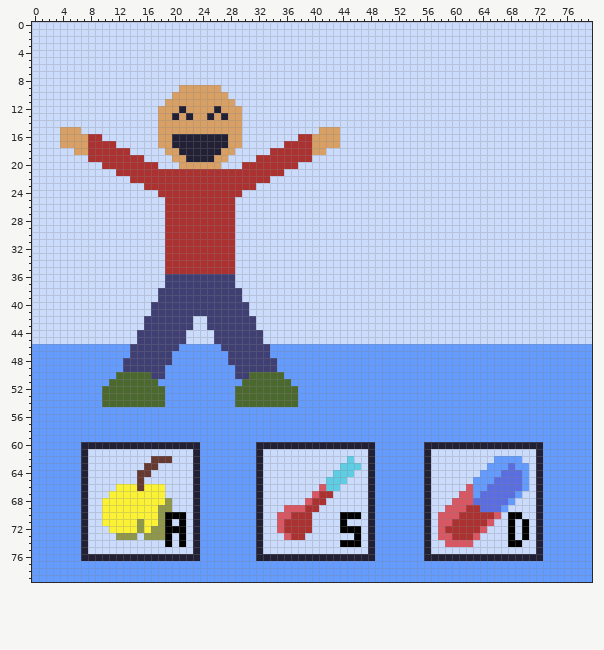
One commit to this sprite sheet: assets/bg_notabien.png. That is the earlier state.
The file is 80x80 pixels.
New version:
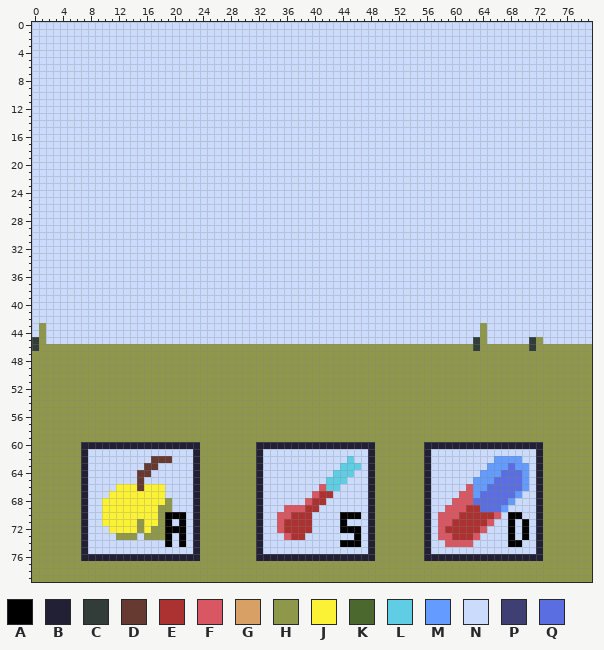
Palette (. is transparent): A #000000  B #222034  C #323c39  D #663931  E #ac3232  F #d95763  G #d9a066  H #8f974a  J #fbf236  K #4b692f  L #5fcde4  M #639bff  N #cbdbfc  P #3f3f74  Q #5b6ee1
From old to new:
Changed rows in their new state; - is an unchanged pixel.
first column x 0:
 9 ---------------------NNNNNN-----------------------------------------------------
10 --------------------NNNNNNNN----------------------------------------------------
11 -------------------NNNNNNNNNN---------------------------------------------------
12 ------------------NNNNNNNNNNNN--------------------------------------------------
13 ------------------NNNNNNNNNNNN--------------------------------------------------
14 ------------------NNNNNNNNNNNN--------------------------------------------------
15 ----NNN-----------NNNNNNNNNNNN-----------NNN------------------------------------
16 ----NNNNNN--------NNNNNNNNNNNN--------NNNNNN------------------------------------
17 ----NNNNNNNN------NNNNNNNNNNNN------NNNNNNNN------------------------------------
18 ------NNNNNNNN-----NNNNNNNNNN-----NNNNNNNN--------------------------------------
19 --------NNNNNNNN----NNNNNNNN----NNNNNNNN----------------------------------------
20 ----------NNNNNNNN---NNNNNN---NNNNNNNN------------------------------------------
21 ------------NNNNNNNNNNNNNNNNNNNNNNNN--------------------------------------------
22 --------------NNNNNNNNNNNNNNNNNNNN----------------------------------------------
23 ----------------NNNNNNNNNNNNNNNN------------------------------------------------
24 ------------------NNNNNNNNNNNN--------------------------------------------------
25 -------------------NNNNNNNNNN---------------------------------------------------
26 -------------------NNNNNNNNNN---------------------------------------------------
27 -------------------NNNNNNNNNN---------------------------------------------------
28 -------------------NNNNNNNNNN---------------------------------------------------
29 -------------------NNNNNNNNNN---------------------------------------------------
30 -------------------NNNNNNNNNN---------------------------------------------------
31 -------------------NNNNNNNNNN---------------------------------------------------
32 -------------------NNNNNNNNNN---------------------------------------------------
33 -------------------NNNNNNNNNN---------------------------------------------------
34 -------------------NNNNNNNNNN---------------------------------------------------
35 -------------------NNNNNNNNNN---------------------------------------------------
36 -------------------NNNNNNNNNN---------------------------------------------------
37 -------------------NNNNNNNNNN---------------------------------------------------
38 ------------------NNNNNNNNNNNN--------------------------------------------------
39 ------------------NNNNNNNNNNNN--------------------------------------------------
40 -----------------NNNNNNNNNNNNNN-------------------------------------------------
41 -----------------NNNNNNNNNNNNNN-------------------------------------------------
42 ----------------NNNNNNN--NNNNNNN------------------------------------------------
43 -H--------------NNNNNNN--NNNNNNN--------------------------------H---------------
44 -H-------------NNNNNNN----NNNNNNN-------------------------------H---------------
45 CH-------------NNNNNNN----NNNNNNN------------------------------CH------CH-------
46 CHHHHHHHHHHHHHHHHHHHHHHHHHHHHHHHHHHHHHHHHHHHHHHHHHHHHHHHHHHHHHHCHHHHHHHCHHHHHHHH
47 HHHHHHHHHHHHHHHHHHHHHHHHHHHHHHHHHHHHHHHHHHHHHHHHHHHHHHHHHHHHHHHHHHHHHHHHHHHHHHHH
48 HHHHHHHHHHHHHHHHHHHHHHHHHHHHHHHHHHHHHHHHHHHHHHHHHHHHHHHHHHHHHHHHHHHHHHHHHHHHHHHH
49 HHHHHHHHHHHHHHHHHHHHHHHHHHHHHHHHHHHHHHHHHHHHHHHHHHHHHHHHHHHHHHHHHHHHHHHHHHHHHHHH
50 HHHHHHHHHHHHHHHHHHHHHHHHHHHHHHHHHHHHHHHHHHHHHHHHHHHHHHHHHHHHHHHHHHHHHHHHHHHHHHHH
51 HHHHHHHHHHHHHHHHHHHHHHHHHHHHHHHHHHHHHHHHHHHHHHHHHHHHHHHHHHHHHHHHHHHHHHHHHHHHHHHH
52 HHHHHHHHHHHHHHHHHHHHHHHHHHHHHHHHHHHHHHHHHHHHHHHHHHHHHHHHHHHHHHHHHHHHHHHHHHHHHHHH
53 HHHHHHHHHHHHHHHHHHHHHHHHHHHHHHHHHHHHHHHHHHHHHHHHHHHHHHHHHHHHHHHHHHHHHHHHHHHHHHHH
54 HHHHHHHHHHHHHHHHHHHHHHHHHHHHHHHHHHHHHHHHHHHHHHHHHHHHHHHHHHHHHHHHHHHHHHHHHHHHHHHH
55 HHHHHHHHHHHHHHHHHHHHHHHHHHHHHHHHHHHHHHHHHHHHHHHHHHHHHHHHHHHHHHHHHHHHHHHHHHHHHHHH
56 HHHHHHHHHHHHHHHHHHHHHHHHHHHHHHHHHHHHHHHHHHHHHHHHHHHHHHHHHHHHHHHHHHHHHHHHHHHHHHHH
57 HHHHHHHHHHHHHHHHHHHHHHHHHHHHHHHHHHHHHHHHHHHHHHHHHHHHHHHHHHHHHHHHHHHHHHHHHHHHHHHH
58 HHHHHHHHHHHHHHHHHHHHHHHHHHHHHHHHHHHHHHHHHHHHHHHHHHHHHHHHHHHHHHHHHHHHHHHHHHHHHHHH
59 HHHHHHHHHHHHHHHHHHHHHHHHHHHHHHHHHHHHHHHHHHHHHHHHHHHHHHHHHHHHHHHHHHHHHHHHHHHHHHHH
60 HHHHHHH-----------------HHHHHHHH-----------------HHHHHHH-----------------HHHHHHH
61 HHHHHHH-----------------HHHHHHHH-----------------HHHHHHH-----------------HHHHHHH
62 HHHHHHH-----------------HHHHHHHH-----------------HHHHHHH-----------------HHHHHHH
63 HHHHHHH-----------------HHHHHHHH-----------------HHHHHHH-----------------HHHHHHH
64 HHHHHHH-----------------HHHHHHHH-----------------HHHHHHH-----------------HHHHHHH
65 HHHHHHH-----------------HHHHHHHH-----------------HHHHHHH-----------------HHHHHHH
66 HHHHHHH-----------------HHHHHHHH-----------------HHHHHHH-----------------HHHHHHH
67 HHHHHHH-----------------HHHHHHHH-----------------HHHHHHH-----------------HHHHHHH
68 HHHHHHH-----------------HHHHHHHH-----------------HHHHHHH-----------------HHHHHHH
69 HHHHHHH-----------------HHHHHHHH-----------------HHHHHHH-----------------HHHHHHH
70 HHHHHHH-----------------HHHHHHHH-----------------HHHHHHH-----------------HHHHHHH
71 HHHHHHH-----------------HHHHHHHH-----------------HHHHHHH-----------------HHHHHHH
72 HHHHHHH-----------------HHHHHHHH-----------------HHHHHHH-----------------HHHHHHH
73 HHHHHHH-----------------HHHHHHHH-----------------HHHHHHH-----------------HHHHHHH
74 HHHHHHH-----------------HHHHHHHH-----------------HHHHHHH-----------------HHHHHHH
75 HHHHHHH-----------------HHHHHHHH-----------------HHHHHHH-----------------HHHHHHH
76 HHHHHHH-----------------HHHHHHHH-----------------HHHHHHH-----------------HHHHHHH
77 HHHHHHHHHHHHHHHHHHHHHHHHHHHHHHHHHHHHHHHHHHHHHHHHHHHHHHHHHHHHHHHHHHHHHHHHHHHHHHHH
78 HHHHHHHHHHHHHHHHHHHHHHHHHHHHHHHHHHHHHHHHHHHHHHHHHHHHHHHHHHHHHHHHHHHHHHHHHHHHHHHH
79 HHHHHHHHHHHHHHHHHHHHHHHHHHHHHHHHHHHHHHHHHHHHHHHHHHHHHHHHHHHHHHHHHHHHHHHHHHHHHHHH
